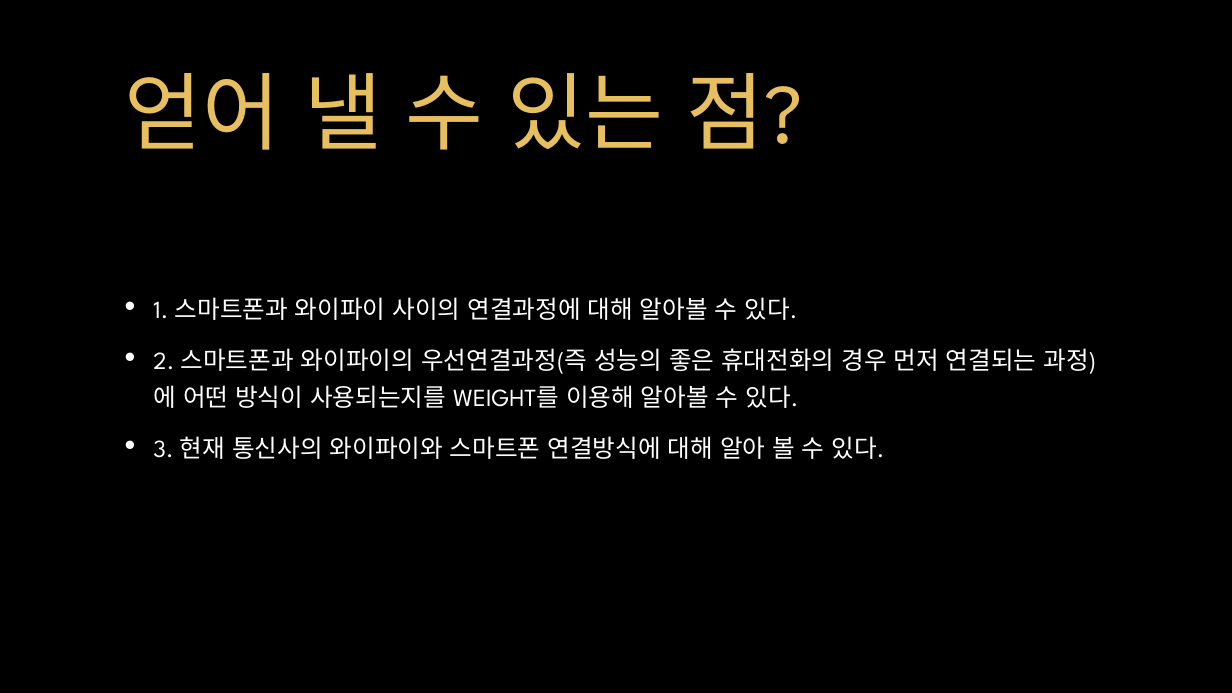
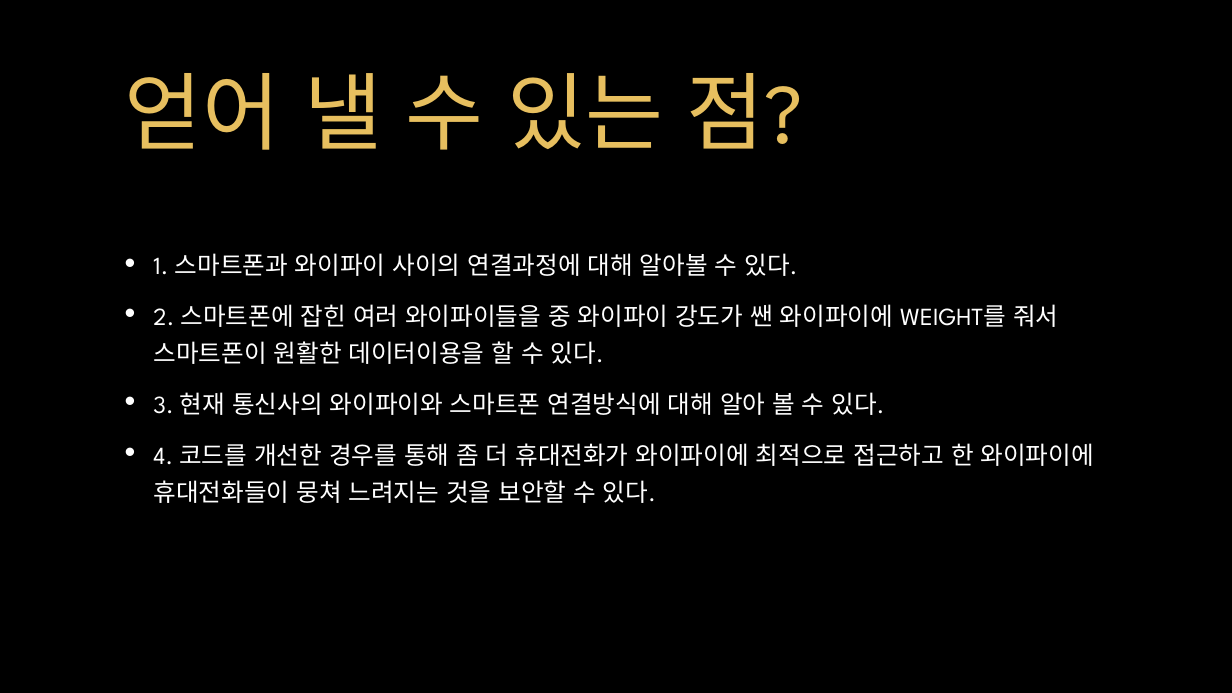
Before and after one commit to mukisang/Lecture_dataStructureDesign, a slide deck: slide 6 of 자료구조 설계 초안.pptx. Drawn at 1232x693 pixels with LibreOffice and Linux fonts; fonts in the diff are those of the drawing; background and template pictures are left out. Boxes give left, top, right and bottom in pixels: in the first picture for what was removed or moved away, otherwise in the second. Text is boxed around its words. In the diff, an @@ line names an element or a change of style, - is before the commit and + after.

```diff
--- a/자료구조 설계 초안.pptx
+++ b/자료구조 설계 초안.pptx
@@ text at bbox=[153, 304, 1058, 364]: text changed @@
-• 2. 스마트폰과 와이파이의 우선연결과정(즉 성능의 좋은 휴대전화의 경우 먼저 연결되는 과정)에 어떤 방식이 사용되는지를 weight를 이용해 알아볼 수 있다.
+• 2. 스마트폰에 잡힌 여러 와이파이들을 중 와이파이 강도가 쌘 와이파이에 weight를 줘서 스마트폰이 원활한 데이터이용을 할 수 있다.
@@ text at bbox=[153, 443, 1094, 503]: paragraph added @@
+• 4. 코드를 개선한 경우를 통해 좀 더 휴대전화가 와이파이에 최적으로 접근하고 한 와이파이에 휴대전화들이 뭉쳐 느려지는 것을 보안할 수 있다.
```
